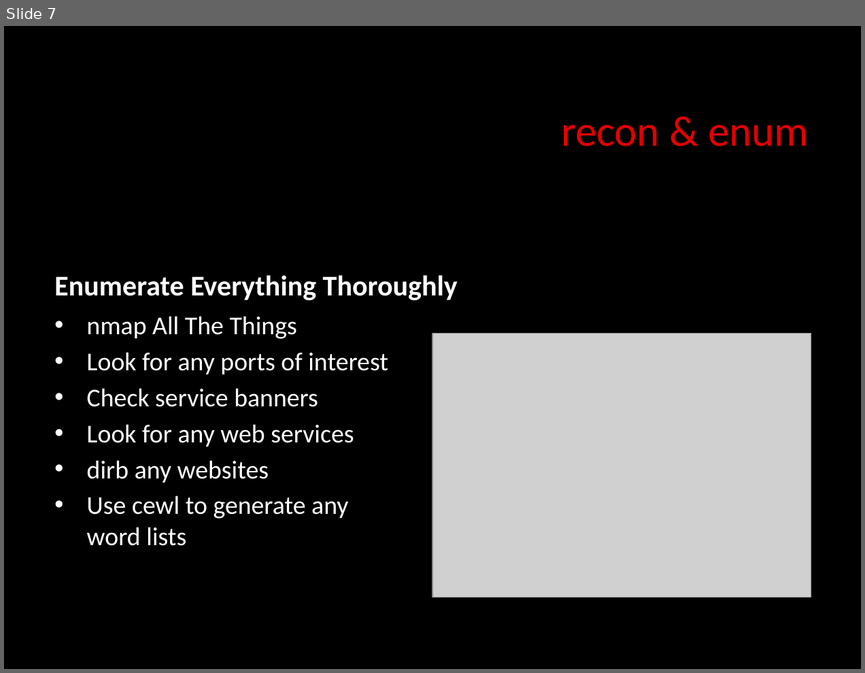
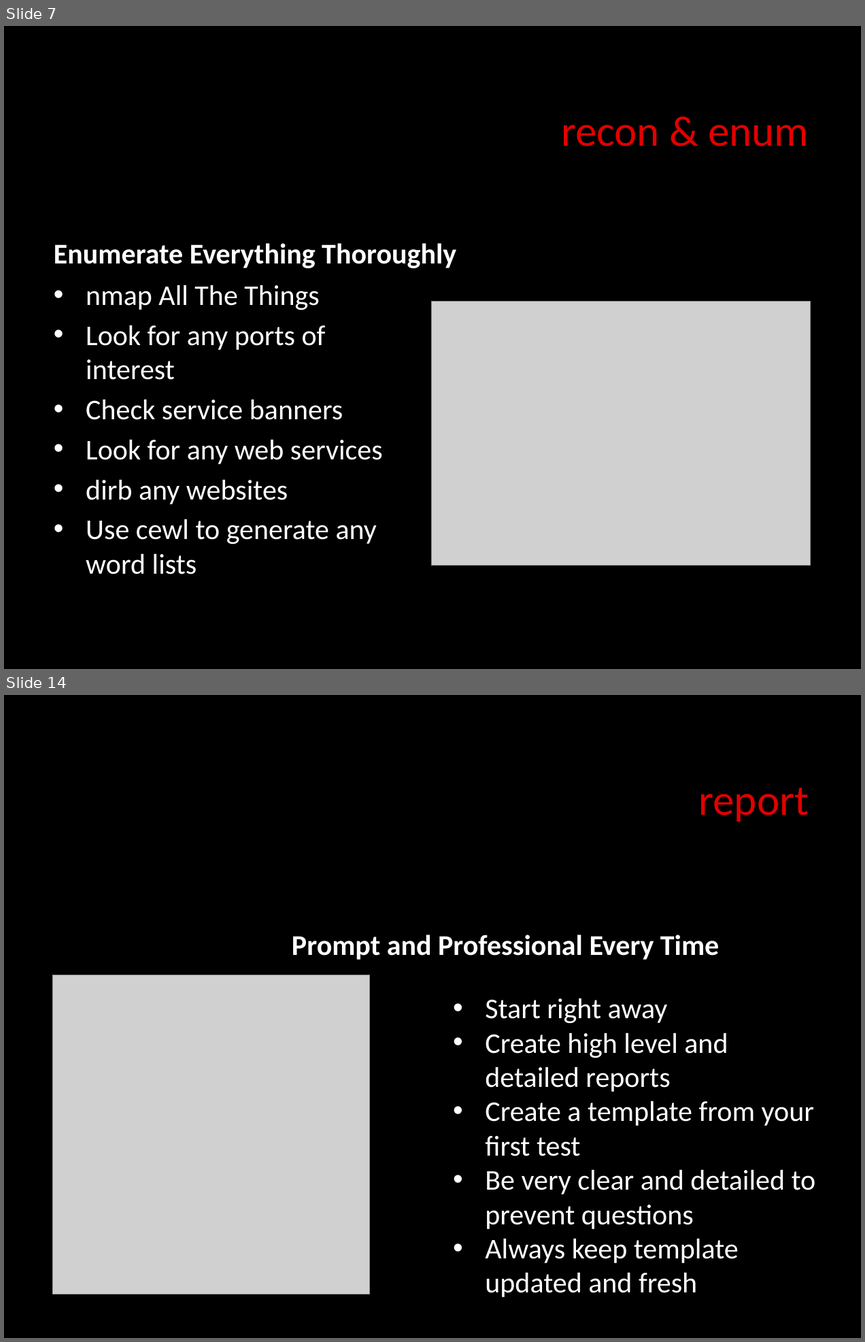
Before and after one commit to dc770/meetings, a slide deck: 0x00d/KnockingOnDC.pptx. Shown one above the other, each under a label of ours: slide 7 before the commit, slides 7 and 14 after it; the slides between them are not shown. The pictures are 865x673 and 865x1342 pixels, drawn with LibreOffice and Linux fonts; fonts in the diff are those of the drawing; grey boxes stand for pictures. Boxes give left, top, right and bottom in pixels: in the first picture for what was removed or moved away, otherwise in the second. Text is boxed around its words. In the diff, an @@ line names an element or a change of style, - is before the commit and + after.

```diff
--- a/0x00d/KnockingOnDC.pptx
+++ b/0x00d/KnockingOnDC.pptx
@@ slide 14 added at (x1=4, y1=695, x2=861, y2=1338), background #000000 @@
@@ text added at (x1=699, y1=787, x2=809, y2=821), 36 pt, text #E30000 @@
+report
@@ text added at (x1=292, y1=934, x2=719, y2=960), 24 pt, text #FFFFFF, bold @@
+Prompt and Professional Every Time
@@ picture added at (x1=53, y1=975, x2=370, y2=1294) @@
@@ text added at (x1=485, y1=998, x2=816, y2=1297), 24 pt, text #FFFFFF @@
+• Start right away
+• Create high level and detailed reports
+• Create a template from your first test
+• Be very clear and detailed to prevent questions
+• Always keep template updated and fresh
@@ slide 7 changed as well @@
@@ 2 texts, 1 picture moved together from (x1=54, y1=275, x2=811, y2=597) to (x1=54, y1=243, x2=810, y2=574) @@
@@ text "nmap All The Things" at (x1=86, y1=284, x2=383, y2=574): size 21.6 to 24 pt @@
```
Also in this commit, not shown: 9 other slides changed, 7 other slides added, 9 slides removed.
